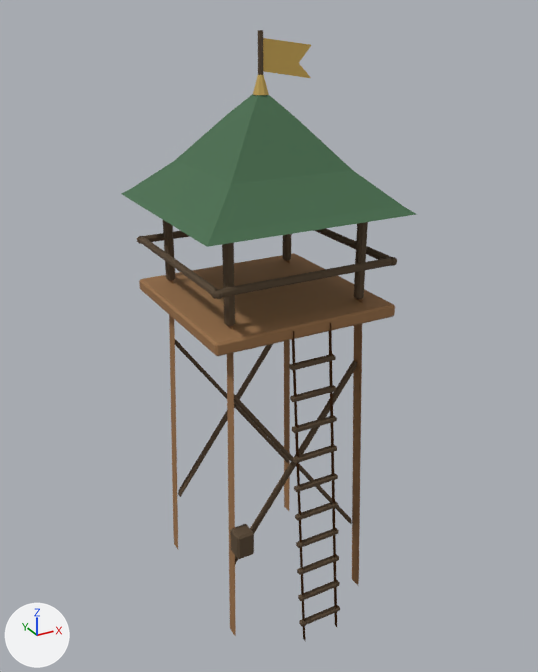
The glTF model public/models/landmarks/watchtower.glb: old version first, new version second.
Both versions are drawn from a camera (50 mm lens) standing at (-5.76, -10.75, 10.35) and looking at (0.04, -0.19, 5.07). The lights are fixed; the arrows at lower left show +X, +Y and +Z. The older version comes first. Vertices at exactly the same position are counted once.

Names of what the first picture shows: 'Pigment_476d4d', 'Pigment_584631', 'Pigment_9b7148', 'Pigment_c6a657', 'Pigment_d7b15c'.
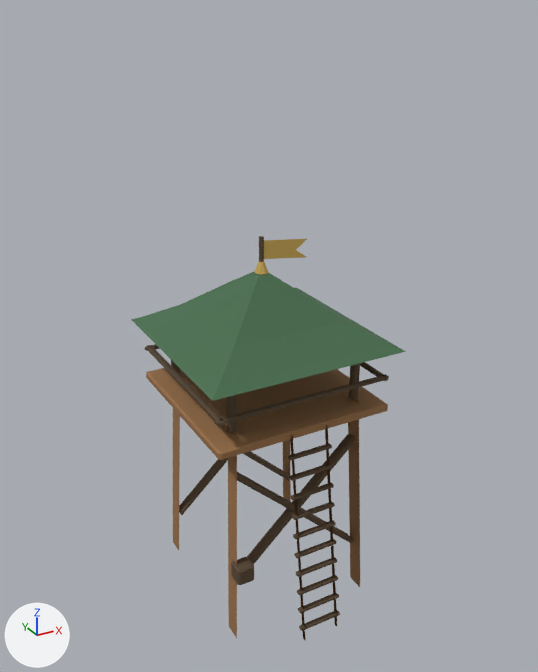
Pixel boxes (x1, y1, x2, y2) of what changed, in the pictures (538 x 672 px; the box of a moved part takes in the faces that stretch with it):
'Pigment_476d4d', rescaled (7% narrower, 16% shorter): before (121, 94, 416, 247); after (131, 272, 406, 401)
'Pigment_9b7148', reshaped, rescaled: before (139, 253, 395, 640); after (146, 368, 388, 640)
'Pigment_584631', reshaped, moved, rescaled (6% narrower, 34% shorter): before (137, 30, 397, 627); after (145, 236, 389, 631)
'Pigment_d7b15c', rescaled (10% narrower, 49% shorter): before (263, 38, 311, 78); after (264, 239, 307, 259)
'Pigment_c6a657', moved, rescaled: before (253, 75, 269, 95); after (254, 261, 269, 275)
part 1 of me_ranger_splayed_leg_004, moved or reshaped: before (174, 324, 362, 637); after (173, 419, 360, 638)
part 2 of me_ranger_splayed_leg_004, moved or reshaped: before (169, 260, 362, 600); after (173, 392, 359, 604)
part 3 of me_cube_021, moved or reshaped: before (178, 344, 357, 564); after (179, 433, 354, 565)
part 4 of me_cube_021, moved or reshaped: before (175, 339, 352, 524); after (237, 451, 352, 543)

The change in detail:
me_ranger_splayed_leg_004 is used by ob_pigment_9b7148; location (0.0, 0.0, 0.0).
me_ranger_splayed_leg_004 had 132 vertices, 236 faces and spanned x -1.65..1.65, y -2.24..1.65, z -0.12..5.92.
me_ranger_splayed_leg_004 now has 132 vertices, 236 faces and spans x -1.65..1.65, y -2.24..1.65, z -0.16..5.96.
me_ranger_splayed_leg_004 part 1: 8 of the vertices in x -1.36..1.36, y -1.47..1.24, z -0.12 are moved by (0.0, -0.05, -0.05).
me_ranger_splayed_leg_004 part 2: 8 of the vertices in x -1.2..1.2, y -1.08..1.32, z 5.92 are moved by (0.0, 0.05, 0.05).
Other edits to the shape of me_ranger_splayed_leg_004 do not show in these pictures.
me_cube_021 has 568 vertices, 1040 faces and spans x -0.45..2.85, y -3.42..0.45, z -6.44..3.3.
me_cube_021 is used by ob_pigment_584631; location (-1.2, 1.2, 6.75).
me_cube_021 part 3: 48 of 568 vertices moved; they spanned x -0.08..2.4, y -2.47..0.06, z -5.49..-2.01 and now span x -0.08..2.4, y -2.5..0.1, z -5.53..-1.97; mean shift (0.0, 0.0, 0.0); largest move (-0.07, -2.36, -5.49) -> (-0.07, -2.33, -5.53).
me_cube_021 part 4: 48 of 568 vertices moved; they spanned x 0.0..2.48, y -2.47..0.06, z -5.49..-2.01 and now span x 0.0..2.48, y -2.5..0.1, z -5.53..-1.97; mean shift (0.0, 0.0, 0.0); largest move (2.47, -2.36, -5.49) -> (2.47, -2.33, -5.53).
Object 'Pigment_9b7148' (ob_pigment_9b7148) is rescaled from (1.0, 1.0, 1.0) to (1.0, 1.0, 0.68).
Object 'Pigment_584631' (ob_pigment_584631) moves from (-1.2, 1.2, 6.75) to (-1.2, 1.2, 4.59).
Object 'Pigment_584631' (ob_pigment_584631) is rescaled from (1.0, 1.0, 1.0) to (1.0, 1.0, 0.68).
Object 'Pigment_476d4d' (ob_pigment_476d4d) is rescaled from (1.0, 1.0, 1.0) to (1.0, 1.0, 0.68).
Object 'Pigment_c6a657' (ob_pigment_c6a657) moves from (0.0, 0.0, 9.35) to (0.0, 0.0, 6.36).
Object 'Pigment_c6a657' (ob_pigment_c6a657) is rescaled from (1.0, 1.0, 1.0) to (1.0, 1.0, 0.68).
Object 'Pigment_d7b15c' (ob_pigment_d7b15c) is rescaled from (1.0, 1.0, 1.0) to (1.0, 1.0, 0.68).
